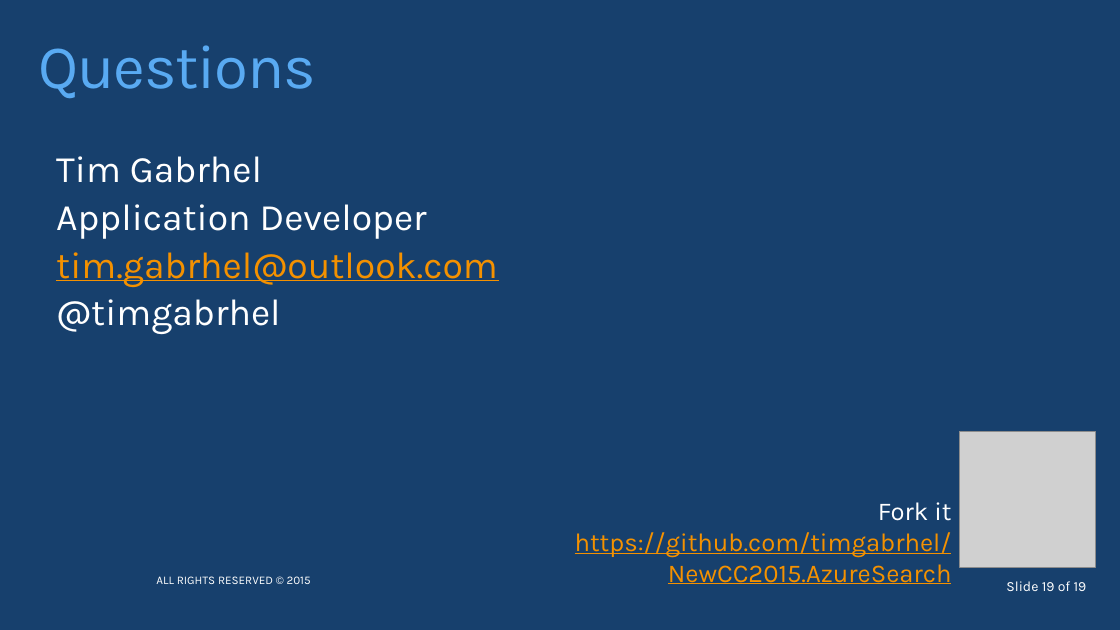
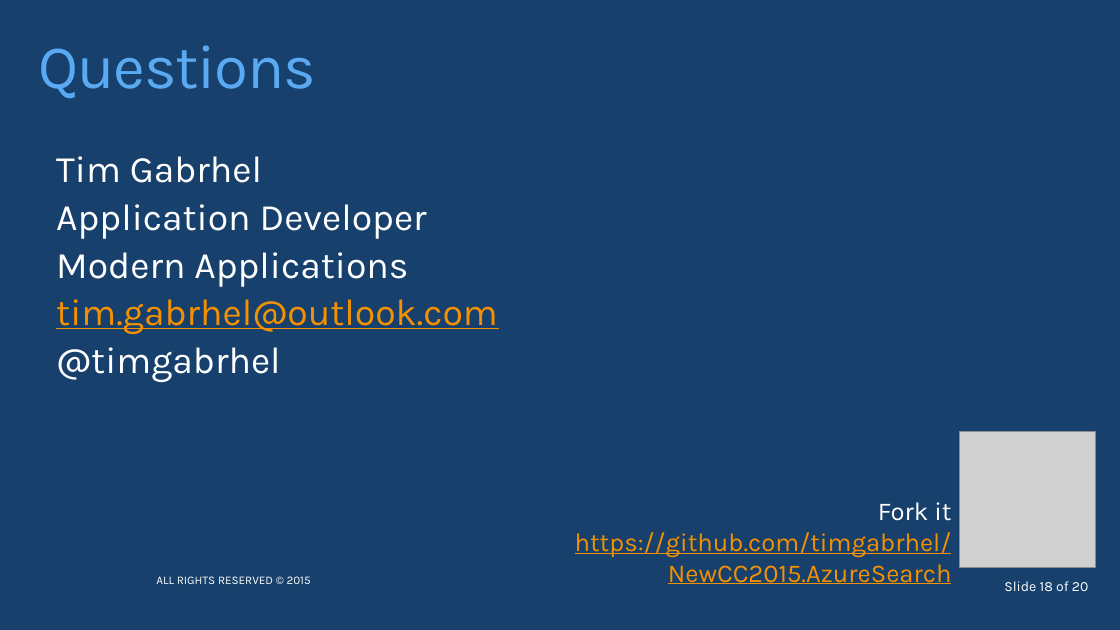
Before and after one commit to timgabrhel/NewCC2015.AzureSearch, a slide deck: slide 18 of NewCC2015.AzureSearch.pptx (slide 19 before the commit). Drawn at 1120x630 pixels with LibreOffice and Linux fonts; fonts in the diff are those of the drawing; grey boxes stand for pictures; background and template pictures are left out. Boxes give left, top, right and bottom in pixels: in the first picture for what was removed or moved away, otherwise in the second. Text is boxed around its words. In the diff, an @@ line names an element or a change of style, - is before the commit and + after.

```diff
--- a/NewCC2015.AzureSearch.pptx
+++ b/NewCC2015.AzureSearch.pptx
@@ text at bbox=[56, 252, 408, 287]: paragraph added @@
+Modern Applications
@@ text at bbox=[1004, 581, 1088, 591]: text changed @@
-Slide 19 of 19
+Slide 18 of 20
```
Also in this commit, not shown: 7 other slides changed, 1 slide added, 1 other file.
